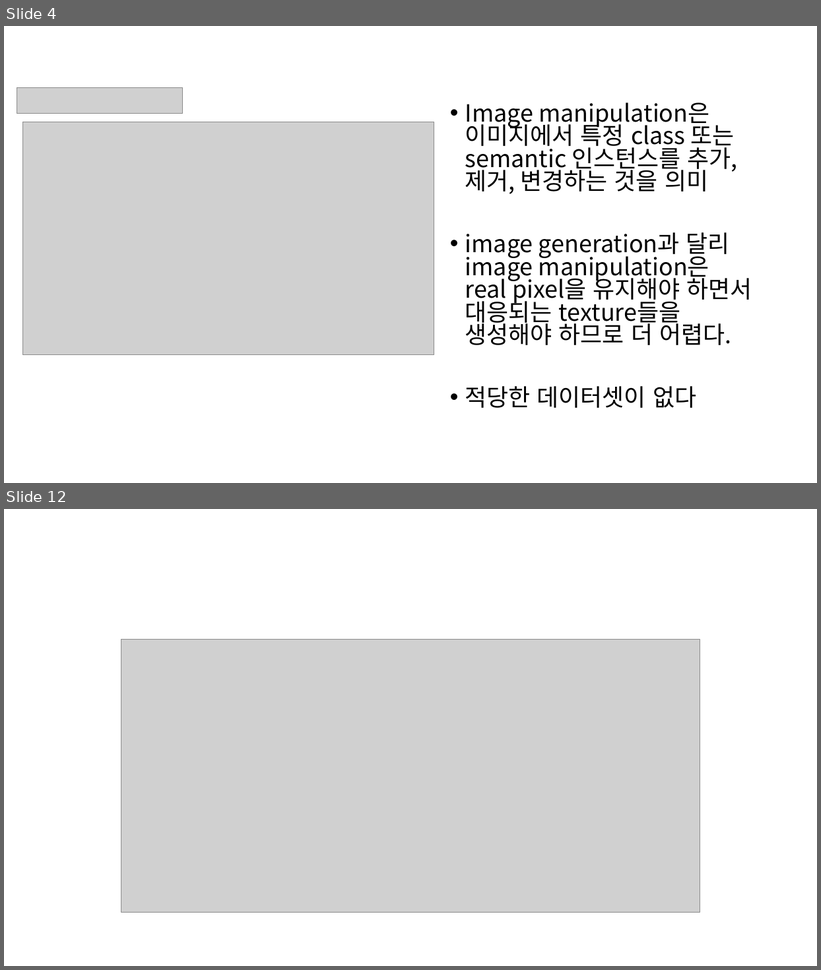
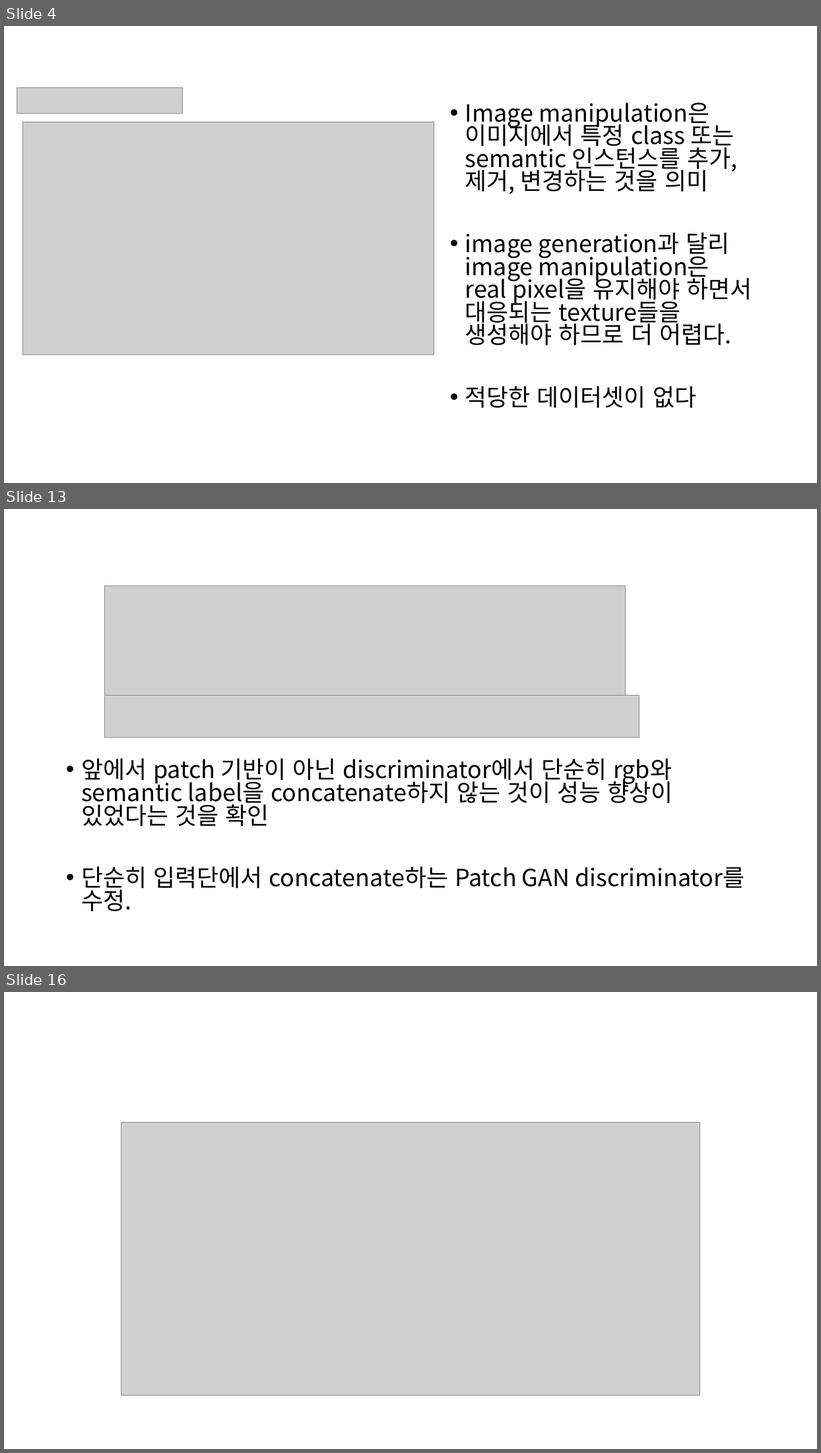
Before and after one commit to bbangsik13/paper-review, a slide deck: GAN/SESAME.pptx. Shown one above the other, each under a label of ours: slides 4 and 12 before the commit, slides 4, 13 and 16 after it; the slides between them are not shown. The pictures are 821x970 and 821x1453 pixels, drawn with LibreOffice and Linux fonts; fonts in the diff are those of the drawing; grey boxes stand for pictures. Boxes give left, top, right and bottom in pixels: in the first picture for what was removed or moved away, otherwise in the second. Text is boxed around its words. In the diff, an @@ line names an element or a change of style, - is before the commit and + after.

```diff
--- a/GAN/SESAME.pptx
+++ b/GAN/SESAME.pptx
@@ slide 13 added at [4, 509, 817, 966], background #FFFFFF @@
@@ picture added at [104, 586, 626, 697] @@
@@ picture added at [104, 695, 640, 738] @@
@@ text added at [81, 758, 745, 912], 28 pt, text #000000 @@
+• 앞에서 patch 기반이 아닌 discriminator에서 단순히 rgb와 semantic label을 concatenate하지 않는 것이 성능 향상이 있었다는 것을 확인
+• 단순히 입력단에서 concatenate하는 Patch GAN discriminator를 수정.
@@ what was slide 12 is now slide 16 @@
```
Also in this commit, not shown: 7 slides changed, 4 other slides added, 1 slide removed.
